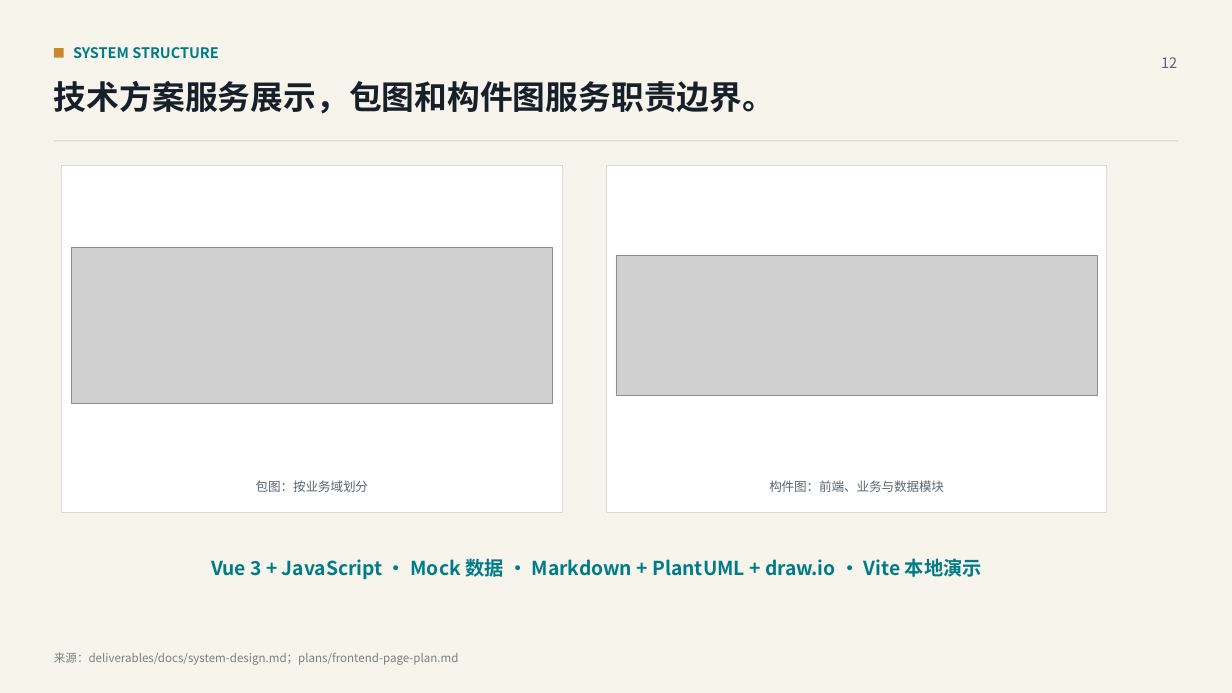
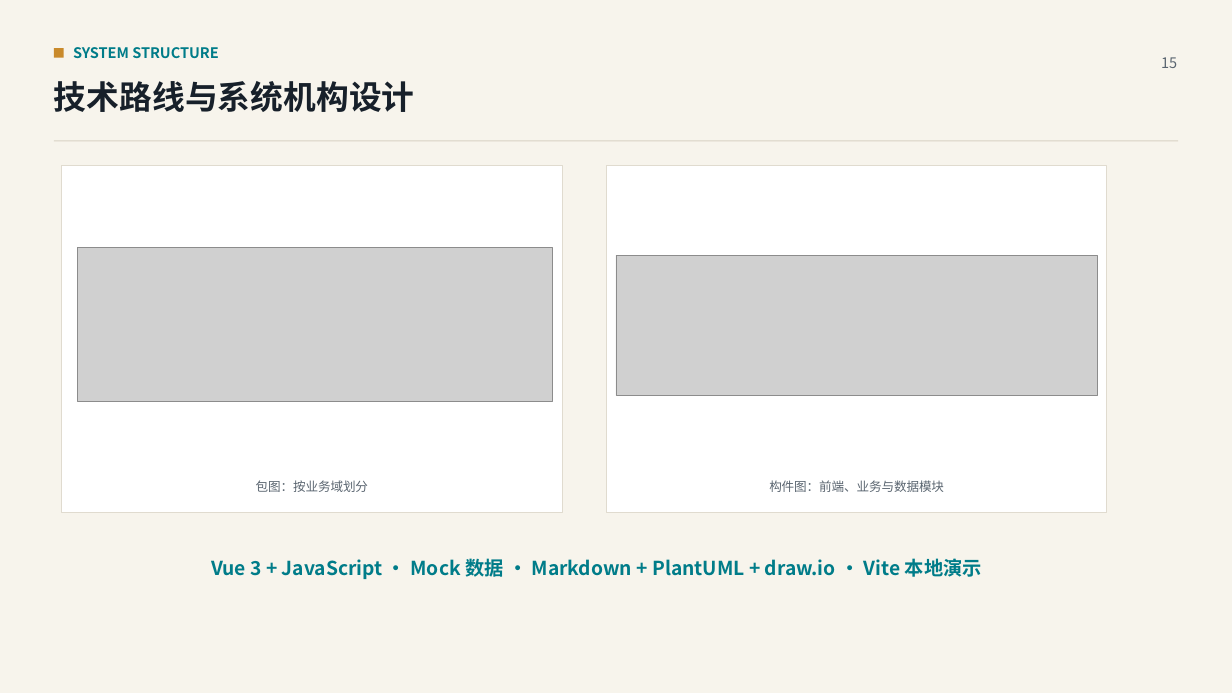
Before and after one commit to qzddmyc/uml-oom-graduation-management, a slide deck: slide 15 of 毕业设计管理系统建模汇报.pptx (slide 12 before the commit). Drawn at 1232x693 pixels with LibreOffice and Linux fonts; fonts in the diff are those of the drawing; grey boxes stand for pictures. Boxes give left, top, right and bottom in pixels: in the first picture for what was removed or moved away, otherwise in the second. Text is boxed around its words. In the diff, an @@ line names an element or a change of style, - is before the commit and + after.

```diff
--- a/毕业设计管理系统建模汇报.pptx
+++ b/毕业设计管理系统建模汇报.pptx
@@ text at box(1161, 57, 1177, 68): text changed @@
-12
+15
@@ text at box(54, 81, 415, 112): text changed @@
-技术方案服务展示，包图和构件图服务职责边界。
+技术路线与系统机构设计
@@ picture: place and size @@
-picture at box(71, 247, 553, 403)
+picture at box(78, 247, 553, 401)
@@ text removed at box(54, 652, 459, 665) @@
-来源：deliverables/docs/system-design.md；plans/frontend-page-plan.md
```
Also in this commit, not shown: 14 other slides changed, 3 slides added, 1 other file.
